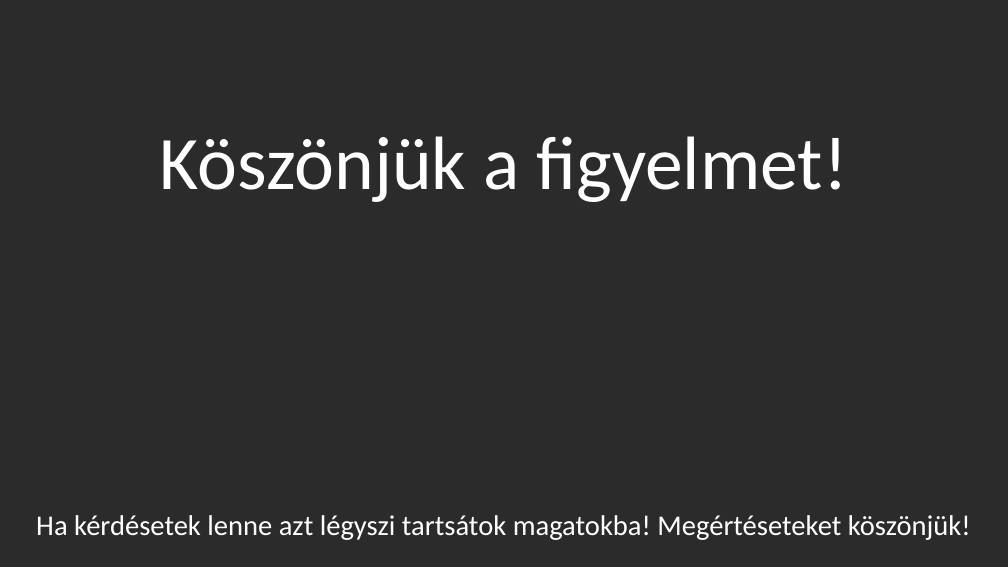
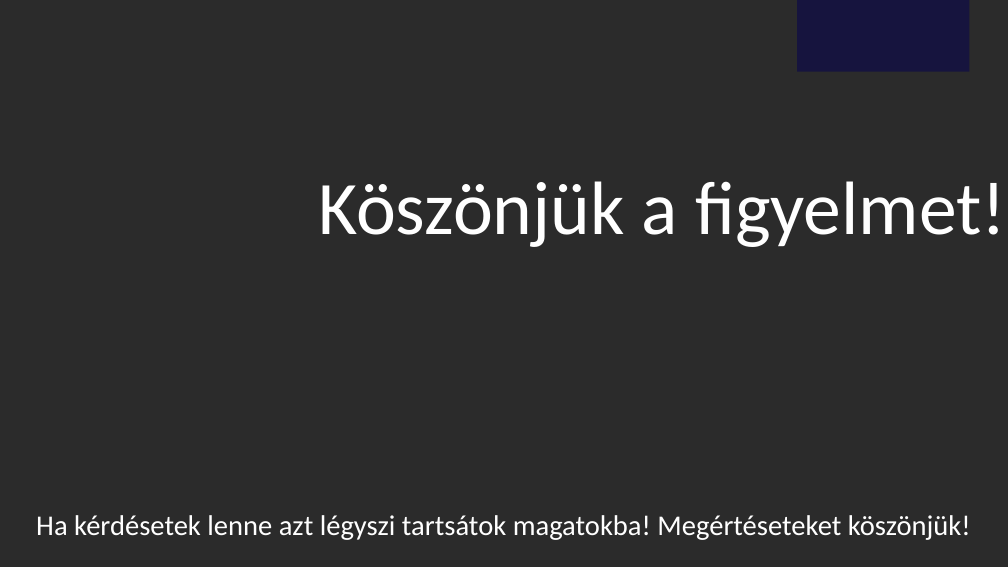
Before and after one commit to Zeteny06/Pythonprojectmunka, a slide deck: slide 5 of Prezentáció(elkezdve).pptx (slide 4 before the commit). Drawn at 1008x567 pixels with LibreOffice and Linux fonts; fonts in the diff are those of the drawing; background and template pictures are left out; a plain dark background stands for a picture behind light text. Boxes give left, top, right and bottom in pixels: in the first picture for what was removed or moved away, otherwise in the second. Text is boxed around its words. In the diff, an @@ line names an element or a change of style, - is before the commit and + after.

```diff
--- a/Prezentáció(elkezdve).pptx
+++ b/Prezentáció(elkezdve).pptx
@@ rectangle added at (797,0,969,72), fill #16143E @@
@@ title "Köszönjük a figyelmet!": place and size @@
-title "Köszönjük a figyelmet!" at (160,136,848,202)
+title "Köszönjük a figyelmet!" at (318,181,1006,247)
```
Also in this commit, not shown: 1 other slide changed, 2 slides added, 1 slide removed.
